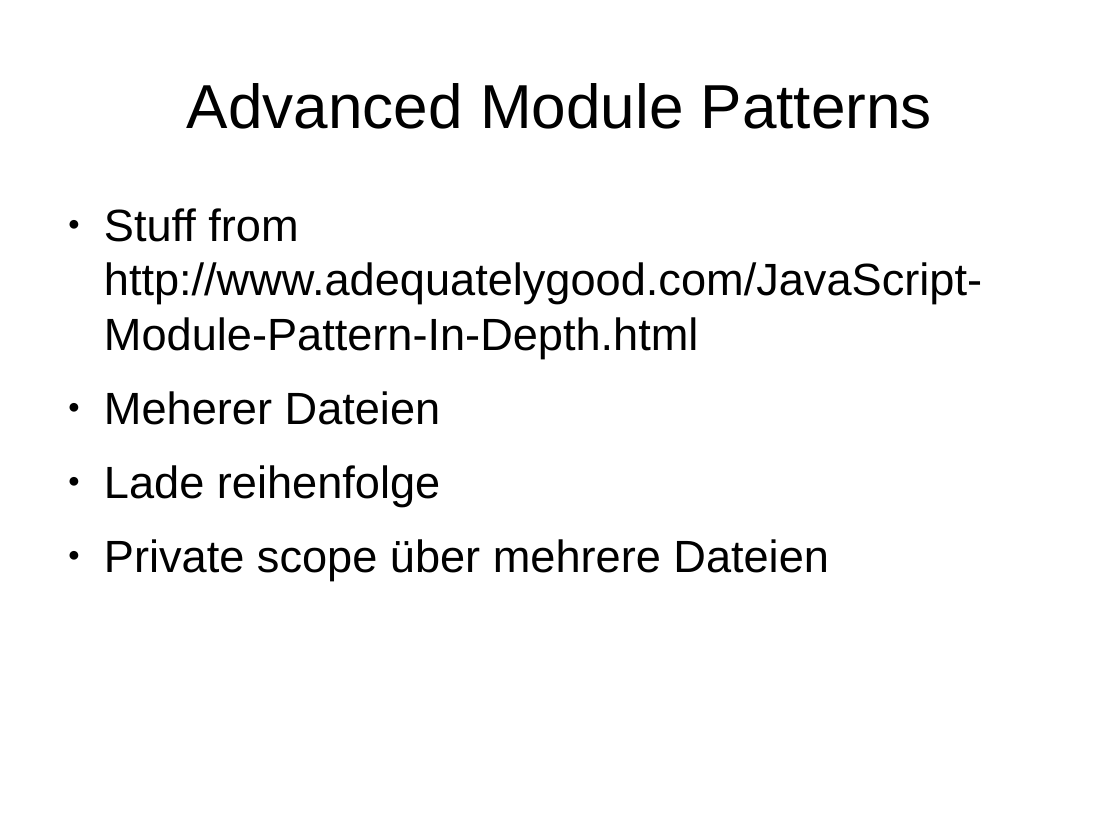
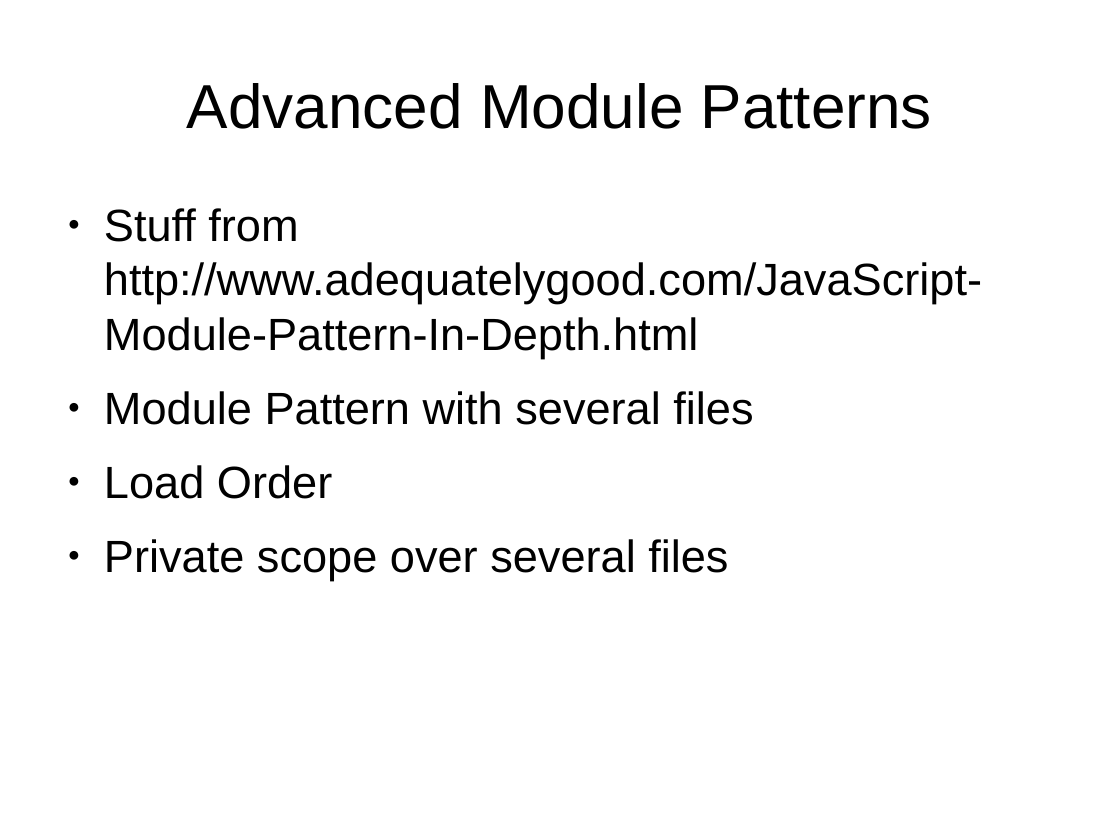
Before and after one commit to sattler/javascript-seminar-2015, a slide deck: slide 8 of presentation/Presentation.odp (slide 7 before the commit). Drawn at 1120x840 pixels with LibreOffice and Linux fonts; fonts in the diff are those of the drawing. Boxes give left, top, right and bottom in pixels: in the first picture for what was removed or moved away, otherwise in the second. Text is boxed around its words. In the diff, an @@ line names an element or a change of style, - is before the commit and + after.

```diff
--- a/presentation/Presentation.odp
+++ b/presentation/Presentation.odp
@@ text at [104, 391, 753, 581]: text changed @@
-● Meherer Dateien
-● Lade reihenfolge
-● Private scope über mehrere Dateien
+● Module Pattern with several files
+● Load Order
+● Private scope over several files
```
Also in this commit, not shown: 2 other slides changed, 1 slide added.
